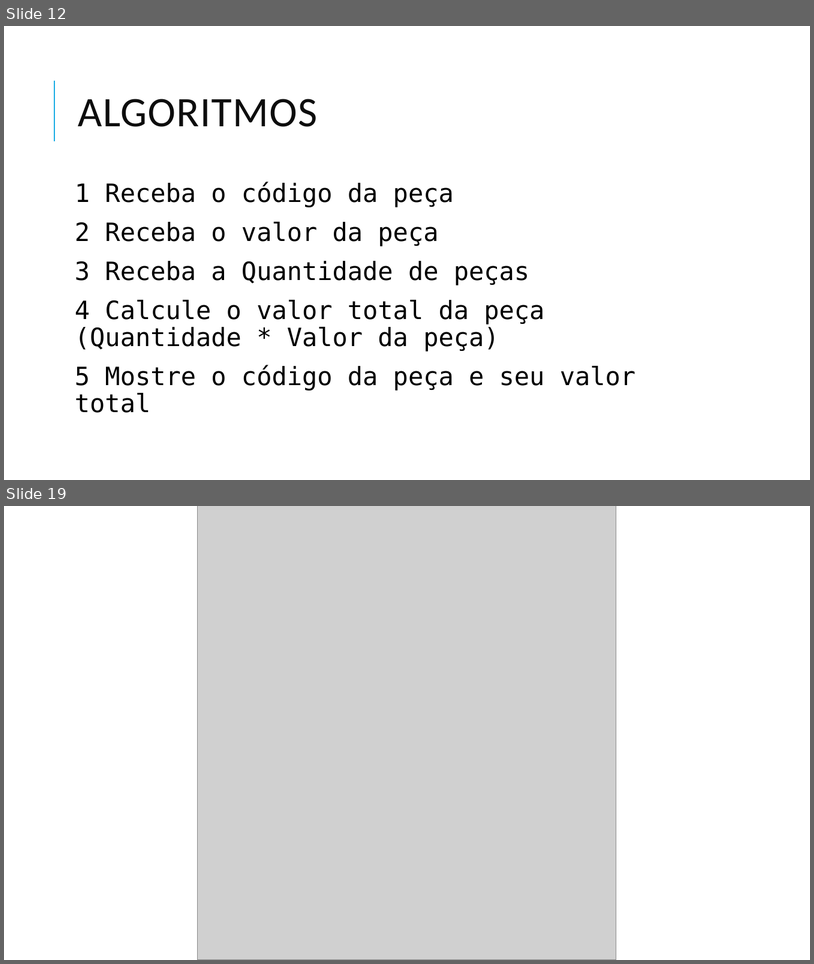
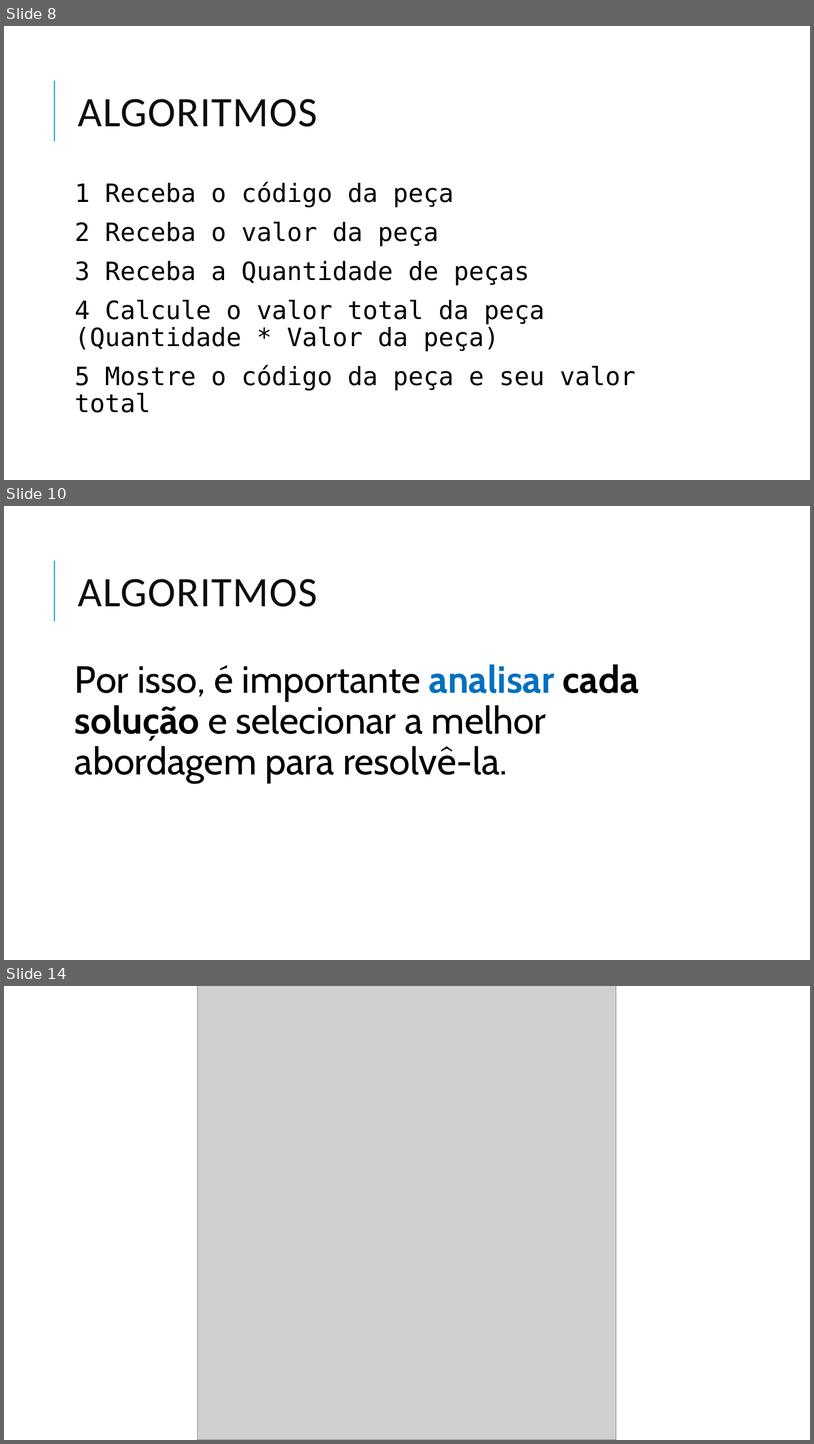
Before and after one commit to danhpaiva/una-teach-mca-202602, a slide deck: slide/teorica/01/01.raciocinio_logico_alg.pptx. Shown one above the other, each under a label of ours: slides 12 and 19 before the commit, slides 8, 10 and 14 after it; the slides between them are not shown. The pictures are 814x964 and 814x1444 pixels, drawn with LibreOffice and Linux fonts; fonts in the diff are those of the drawing; grey boxes stand for pictures. Boxes give left, top, right and bottom in pixels: in the first picture for what was removed or moved away, otherwise in the second. Text is boxed around its words. In the diff, an @@ line names an element or a change of style, - is before the commit and + after.

```diff
--- a/slide/teorica/01/01.raciocinio_logico_alg.pptx
+++ b/slide/teorica/01/01.raciocinio_logico_alg.pptx
@@ slide 10 added at (4, 506, 810, 960), background #FFFFFF; not listed: 1 template element that a slide beside it also shows @@
@@ title added at (78, 579, 317, 607), 50 pt, text #0D0D0D @@
+ALGORITMOS
@@ text added at (75, 664, 639, 783), 45 pt, text #000000 @@
+Por isso, é importante analisar cada solução e selecionar a melhor abordagem para resolvê-la.
@@ what was slide 12 is now slide 8 @@
@@ what was slide 19 is now slide 14 @@
```
Also in this commit, not shown: 4 slides changed, 8 slides removed, 1 other file.
